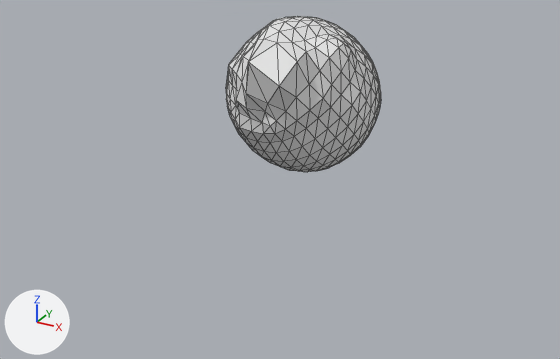
The glTF model Assets/Models/testoutput.glb: old version first, new version second.
Camera for both pictures: a 50 mm camera at (1.72, -3.37, 1.19) aimed at (-0.03, -0.18, -0.4). Every picture has the same lights, and +X, +Y and +Z are marked at lower left. The older version comes first. Mesh edges are drawn as thin lines. Where no turn or scale is listed for an object, it has been applied to the vertices. Vertices at exactly the same position are counted once.
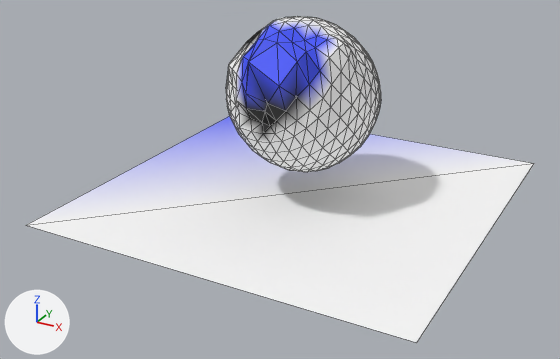
The newer file is also turned or shifted as a whole; pictures and numbers use the older file's frame.

Patch to the scene script:
```diff
--- a/Assets/Models/testoutput.glb.py
+++ b/Assets/Models/testoutput.glb.py
@@ mat_material @@
 n0 = _N.new('ShaderNodeBsdfPrincipled'); n0.name = 'Principled BSDF'
 n1 = _N.new('ShaderNodeOutputMaterial'); n1.name = 'Material Output'
-n2 = _N.new('ShaderNodeMix'); n2.name = 'Mix'
-n2.data_type = 'RGBA'
-n2.blend_type = 'MULTIPLY'
-n2.inputs[0].default_value = 1.0  # 'Factor'
-n2.inputs[7].default_value = (0.8, 0.8, 0.8, 1.0)  # 'B', white #e7e7e7
 n3 = _N.new('ShaderNodeVertexColor'); n3.name = 'Color Attribute'
 _L.new(n0.outputs[0], n1.inputs[0])  # 'BSDF' to 'Surface'
-_L.new(n2.outputs[2], n0.inputs[0])  # 'Result' to 'Base Color'
-_L.new(n3.outputs[0], n2.inputs[6])  # 'Color' to 'A'
+_L.new(n3.outputs[0], n0.inputs[0])  # 'Color' to 'Base Color'
@@ mat_material_001 @@
+mat_material_001 = bpy.data.materials.new('Material.001')
+mat_material_001.use_nodes = True; mat_material_001.node_tree.nodes.clear()
+_N = mat_material_001.node_tree.nodes; _L = mat_material_001.node_tree.links
+n0 = _N.new('ShaderNodeBsdfPrincipled'); n0.name = 'Principled BSDF'
+n1 = _N.new('ShaderNodeOutputMaterial'); n1.name = 'Material Output'
+n2 = _N.new('ShaderNodeVertexColor'); n2.name = 'Color Attribute'
+_L.new(n0.outputs[0], n1.inputs[0])  # 'BSDF' to 'Surface'
+_L.new(n2.outputs[0], n0.inputs[0])  # 'Color' to 'Base Color'
@@ me_cube @@
 me_cube.from_pydata(...)  # 386 vertices, 768 faces; spans x -0.385..0.385, y -0.519..0.391, z -0.39..0.4
 # used by ob_cube; location = (0.0, 0.0, 0.0)
+# me_cube part 1: 65 faces centred in x -0.172..0.264, y -0.498..-0.061, z -0.12..0.395 are repainted in the vertex colours; the middle colour goes from white #ffffff to blue #3f53ff
+# me_cube part 2: 54 faces centred in x -0.322..0.2, y -0.464..0.047, z -0.117..0.357 are repainted in the vertex colours; the middle colour goes from white #ffffff to black #000000
 me_cube.materials.append(mat_material)
@@ me_plane @@
+me_plane.from_pydata(...)  # 4 vertices, 2 faces; spans x -1.0..1.0, y -1.0..1.0, z 0.0
+me_plane.materials.append(mat_material_001)
@@ ob_plane @@
+ob_plane = bpy.data.objects.new('Plane', me_plane)
+ob_plane.location = (0.0, 0.0, -0.539)
```

Where the change shows, as pixel boxes (x1, y1, x2, y2) in the pictures (560 x 359 px):
'Plane', added
    after: (26, 116, 534, 343)
'Cube', recoloured
    both: (226, 16, 381, 172)
part 1 of me_cube, recoloured (white to blue)
    both: (236, 19, 339, 143)
part 2 of me_cube, recoloured
    both: (236, 28, 310, 143)
